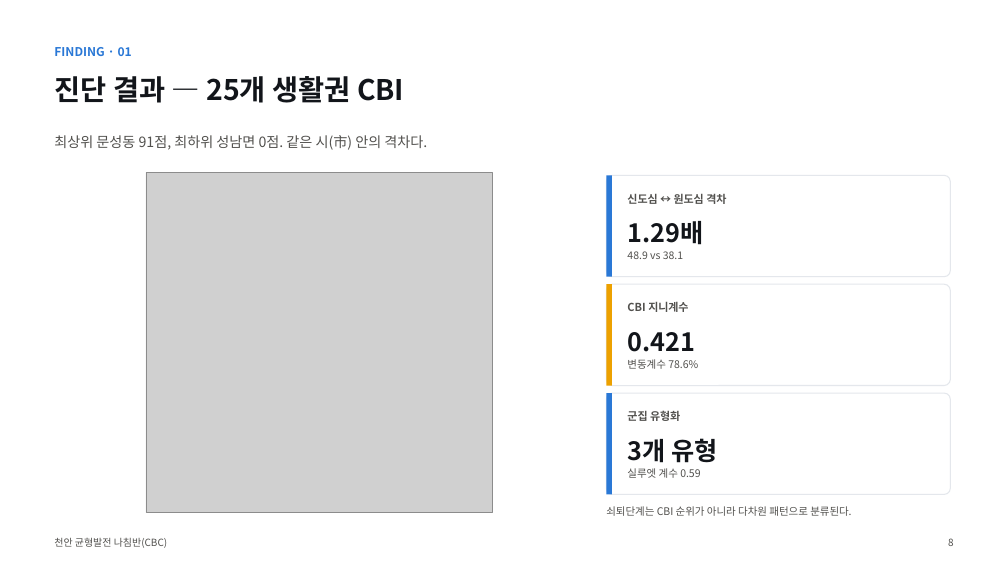
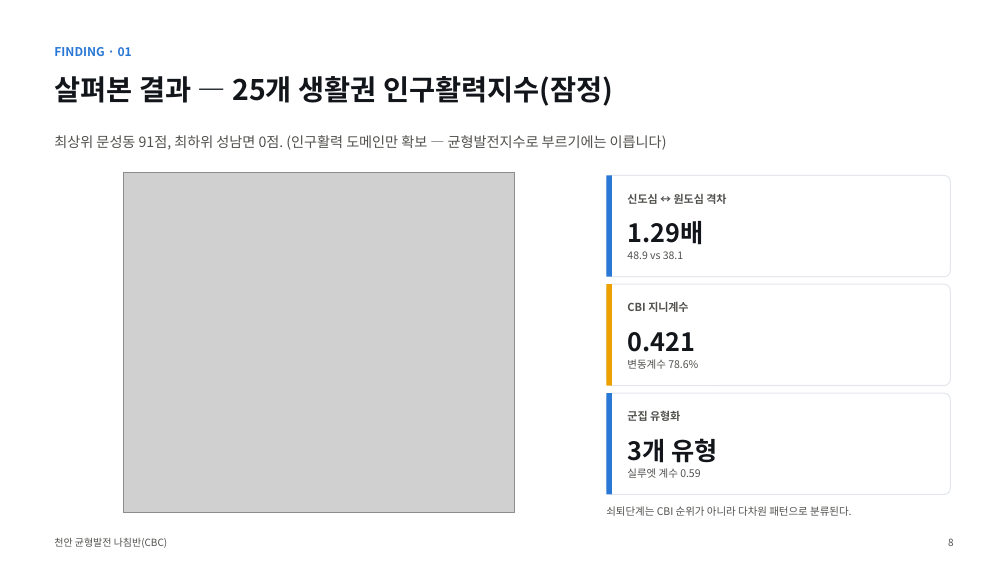
Before and after one commit to BioCode67/2026-AI-, a slide deck: slide 9 of deliverables/기획서_천안균형발전나침반_CBC.pptx. Drawn at 1008x567 pixels with LibreOffice and Linux fonts; fonts in the diff are those of the drawing; grey boxes stand for pictures. Boxes give left, top, right and bottom in pixels: in the first picture for what was removed or moved away, otherwise in the second. Text is boxed around its words. In the diff, an @@ line names an element or a change of style, - is before the commit and + after.

```diff
--- a/deliverables/기획서_천안균형발전나침반_CBC.pptx
+++ b/deliverables/기획서_천안균형발전나침반_CBC.pptx
@@ text at <box>54,76,613,106</box>: text changed @@
-진단 결과 — 25개 생활권 CBI
+살펴본 결과 — 25개 생활권 인구활력지수(잠정)
@@ text at <box>54,135,667,150</box>: text changed @@
-최상위 문성동 91점, 최하위 성남면 0점. 같은 시(市) 안의 격차다.
+최상위 문성동 91점, 최하위 성남면 0점. (인구활력 도메인만 확보 — 균형발전지수로 부르기에는 이릅니다)
@@ picture: place and size @@
-picture at <box>146,172,492,513</box>
+picture at <box>123,172,515,513</box>
```
Also in this commit, not shown: 1 other slide changed, 9 other files.
